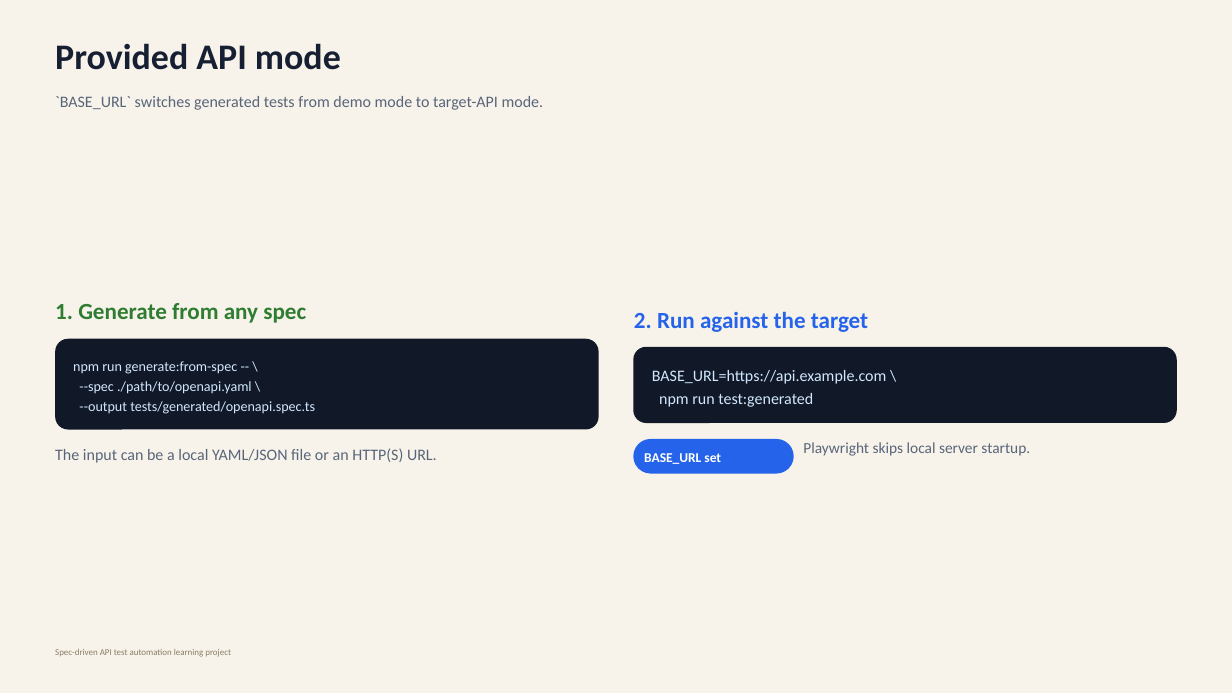
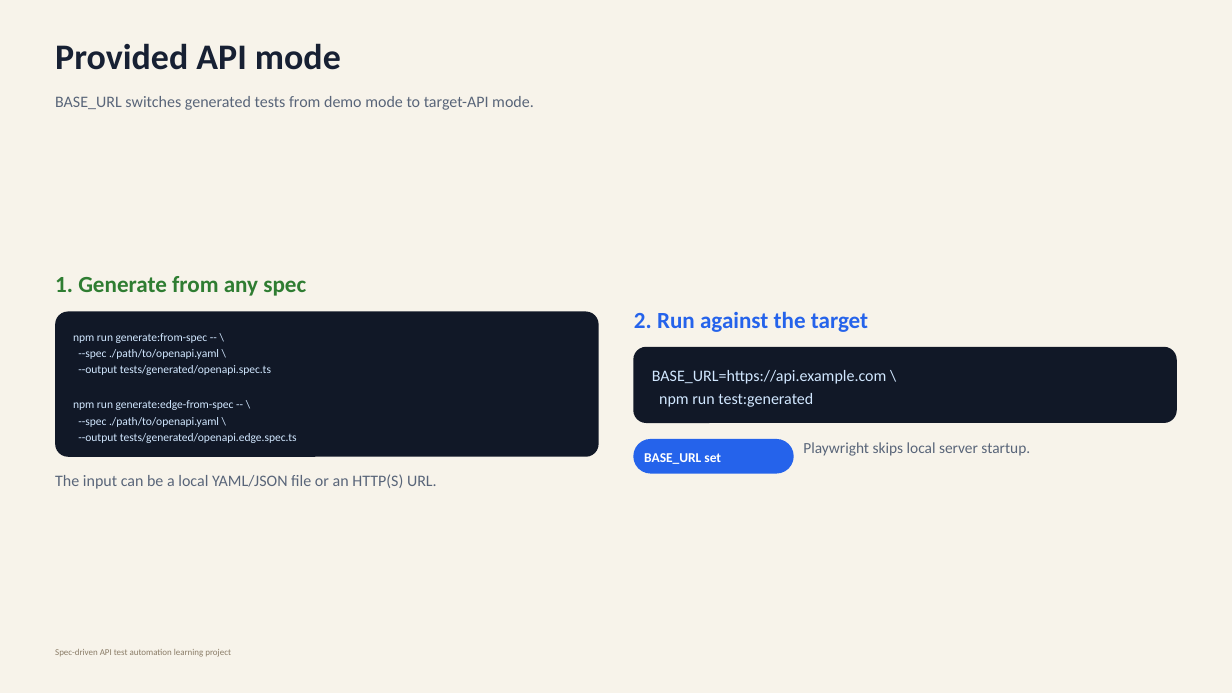
Before and after one commit to danjojojo/test-automation-demo, a slide deck: slide 12 of presentations/spec-driven-api-test-automation/output/output.pptx (slide 11 before the commit). Drawn at 1232x693 pixels with LibreOffice and Linux fonts; fonts in the diff are those of the drawing. Boxes give left, top, right and bottom in pixels: in the first picture for what was removed or moved away, otherwise in the second. Text is boxed around its words. In the diff, an @@ line names an element or a change of style, - is before the commit and + after.

Commit message:
feat: add edge case test generation for Playwright
- Introduced scripts/generate-edge-tests.ts to create negative tests based on OpenAPI spec.
- Updated README.md to document new edge test generation commands and usage.
- Enhanced documentation in various files to explain the importance of edge cases and how they are generated.
- Modified package.json scripts to include edge test generation in the overall test workflow.
- Added new edge test cases for missing required parameters, invalid values, and authentication checks.
- Created tests/generated/openapi.edge.spec.ts for generated edge cases.

```diff
--- a/presentations/spec-driven-api-test-automation/output/output.pptx
+++ b/presentations/spec-driven-api-test-automation/output/output.pptx
@@ text at bbox=[55, 96, 534, 110]: text changed @@
-`BASE_URL` switches generated tests from demo mode to target-API mode.
+BASE_URL switches generated tests from demo mode to target-API mode.
@@ text "1. Generate from any spec": place and size @@
-text "1. Generate from any spec" at bbox=[55, 303, 306, 323]
+text "1. Generate from any spec" at bbox=[55, 276, 306, 296]
@@ rounded rectangle: place and size @@
-rounded rectangle at bbox=[55, 339, 599, 429]
+rounded rectangle at bbox=[55, 312, 599, 457]
@@ rounded rectangle at bbox=[55, 312, 599, 457]: proportions changed @@
@@ text "npm run generate:from-spec -- \": place and size @@
-text "npm run generate:from-spec -- \" at bbox=[73, 361, 315, 414]
+text "npm run generate:from-spec -- \" at bbox=[73, 333, 297, 443]
@@ text at bbox=[73, 333, 271, 375]: size 16.5 to 13.5 pt in "npm run generate:from-spec -- \", "--spec ./path/to/openapi.yaml \", "--output tests/generated/openapi.spec.ts" @@
@@ text at bbox=[73, 400, 297, 443]: paragraphs added @@
+npm run generate:edge-from-spec -- \
+--spec ./path/to/openapi.yaml \
+--output tests/generated/openapi.edge.spec.ts
@@ text "The input can be a ...": place and size @@
-text "The input can be a ..." at bbox=[55, 448, 437, 463]
+text "The input can be a ..." at bbox=[55, 474, 437, 489]
```
Also in this commit, not shown: 3 other slides changed, 1 slide added, 20 other files.
